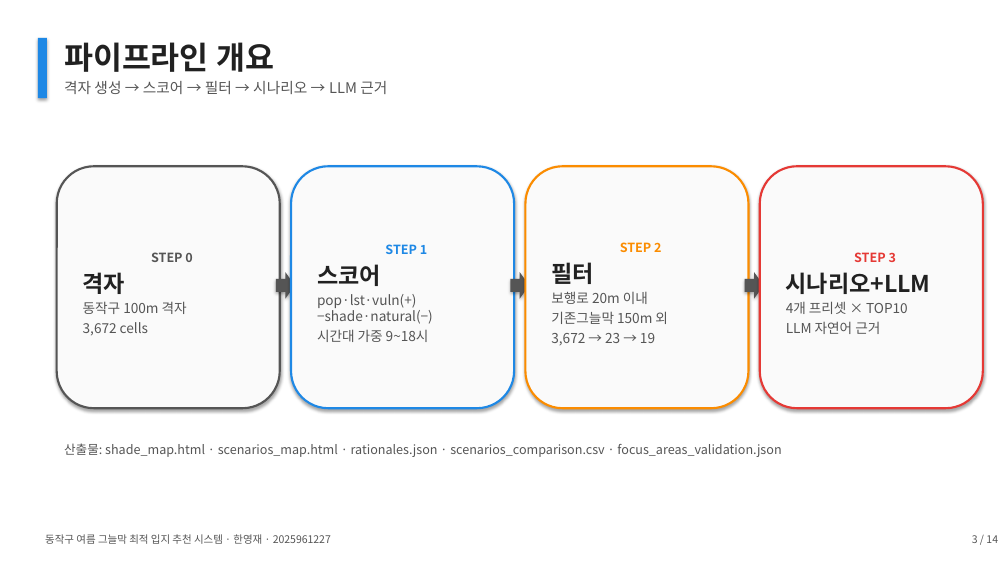
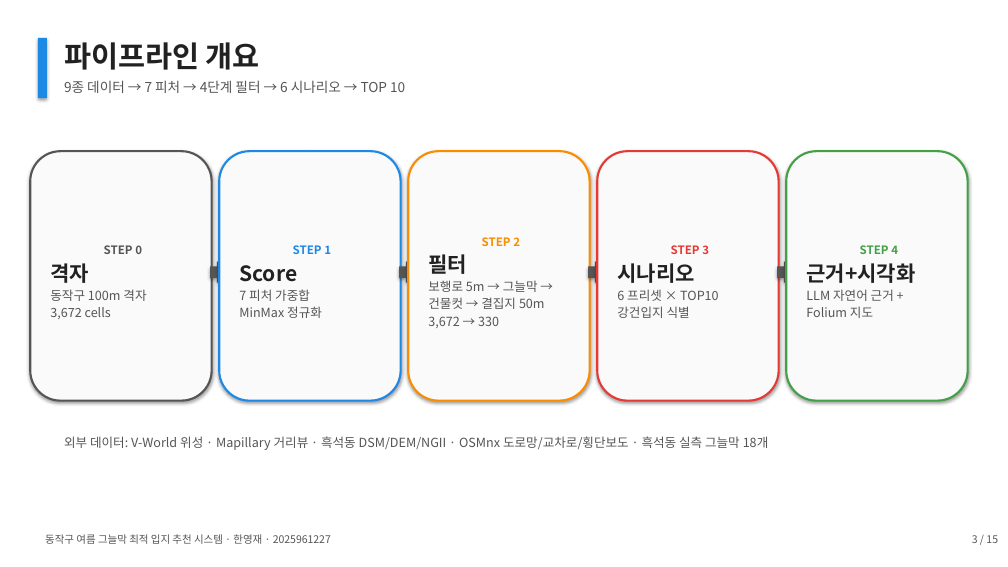
Before and after one commit to thgtot92/project_1, a slide deck: slide 3 of presentation/동작구_그늘막_최종발표.pptx. Drawn at 1008x567 pixels with LibreOffice and Linux fonts; fonts in the diff are those of the drawing. Boxes give left, top, right and bottom in pixels: in the first picture for what was removed or moved away, otherwise in the second. Text is boxed around its words. In the diff, an @@ line names an element or a change of style, - is before the commit and + after.

```diff
--- a/presentation/동작구_그늘막_최종발표.pptx
+++ b/presentation/동작구_그늘막_최종발표.pptx
@@ text "파이프라인 개요" at (x1=64, y1=42, x2=260, y2=70): size 30 to 28 pt @@
@@ text at (x1=64, y1=80, x2=405, y2=93): text changed; size 14 to 13 pt @@
-격자 생성 → 스코어 → 필터 → 시나리오 → LLM 근거
+9종 데이터 → 7 피처 → 4단계 필터 → 6 시나리오 → TOP 10
@@ rounded rectangle "STEP 0" resized from (x1=57, y1=166, x2=280, y2=408) to (x1=30, y1=151, x2=212, y2=401) @@
@@ rounded rectangle "STEP 0" at (x1=30, y1=151, x2=212, y2=401): size 12 to 11 pt in "STEP 0"; size 22 to 20 pt in "격자"; size 13 to 12 pt in "동작구 100m 격자", "3,672 cells"; less space between paragraphs @@
@@ rounded rectangle added at (x1=219, y1=151, x2=401, y2=401), fill #FAFAFA, outline #1E88E5 2 pt, 12 pt, text #555555 @@
+STEP 1
+Score
+7 피처 가중합
+MinMax 정규화
@@ rounded rectangle removed at (x1=291, y1=166, x2=514, y2=408) @@
-STEP 1
-스코어
-pop·lst·vuln(+) −shade·natural(−)
-시간대 가중 9~18시
@@ rounded rectangle "STEP 2" resized from (x1=526, y1=166, x2=749, y2=408) to (x1=408, y1=151, x2=590, y2=401) @@
@@ rounded rectangle added at (x1=597, y1=151, x2=779, y2=401), fill #FAFAFA, outline #E53935 2 pt, 12 pt, text #555555 @@
+STEP 3
+시나리오
+6 프리셋 × TOP10
+강건입지 식별
@@ rounded rectangle "STEP 4" resized from (x1=760, y1=166, x2=983, y2=408) to (x1=786, y1=151, x2=968, y2=401) @@
@@ rounded rectangle "STEP 4" at (x1=786, y1=151, x2=968, y2=401): outline #E53935 2 pt to #43A047 2 pt @@
@@ text in rounded rectangle at (x1=482, y1=237, x2=520, y2=246): size 12 to 11 pt in "STEP 2"; size 22 to 20 pt in "필터"; less space between paragraphs @@
@@ right arrow resized from (x1=276, y1=272, x2=295, y2=299) to (x1=210, y1=261, x2=224, y2=284) @@
@@ right arrow added at (x1=399, y1=261, x2=413, y2=284), fill #555555 @@
@@ right arrow resized from (x1=510, y1=272, x2=529, y2=299) to (x1=588, y1=261, x2=602, y2=284) @@
@@ right arrow resized from (x1=745, y1=272, x2=764, y2=299) to (x1=777, y1=261, x2=791, y2=284) @@
@@ text in rounded rectangle at (x1=806, y1=245, x2=915, y2=318): text changed; size 13 to 12 pt @@
-STEP 3
-시나리오+LLM
-4개 프리셋 × TOP10
-LLM 자연어 근거
+STEP 4
+근거+시각화
+LLM 자연어 근거 +
+Folium 지도
@@ text in rounded rectangle at (x1=428, y1=280, x2=545, y2=328): text changed; size 13 to 12 pt @@
-보행로 20m 이내
-기존그늘막 150m 외
-3,672 → 23 → 19
+보행로 5m → 그늘막 →
+건물컷 → 결집지 50m
+3,672 → 330
@@ text removed at (x1=64, y1=443, x2=781, y2=457) @@
-산출물: shade_map.html · scenarios_map.html · rationales.json · scenarios_comparison.csv · focus_areas_validation.json
@@ text added at (x1=64, y1=436, x2=769, y2=450), 12 pt, text #555555 @@
+외부 데이터: V-World 위성 · Mapillary 거리뷰 · 흑석동 DSM/DEM/NGII · OSMnx 도로망/교차로/횡단보도 · 흑석동 실측 그늘막 18개
@@ text at (x1=972, y1=535, x2=998, y2=543): text changed @@
-3 / 14
+3 / 15
```
Also in this commit, not shown: 11 other slides changed, 3 slides added, 2 slides removed, 4 other files.
